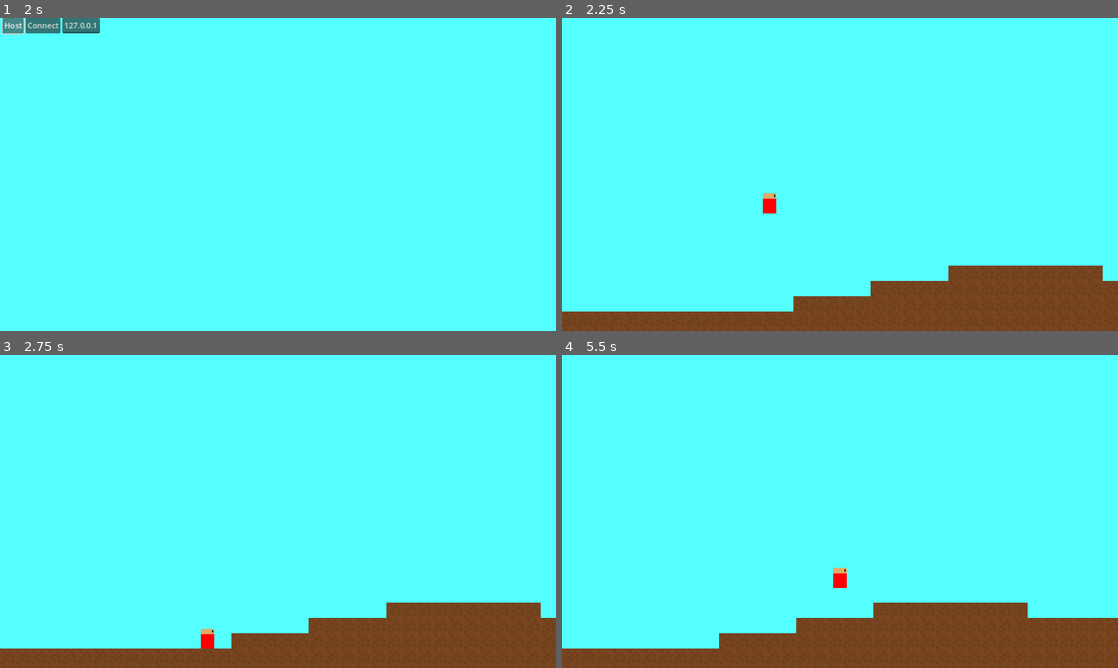
Above: before the commit, frames 1-4 (two rows, left to right).
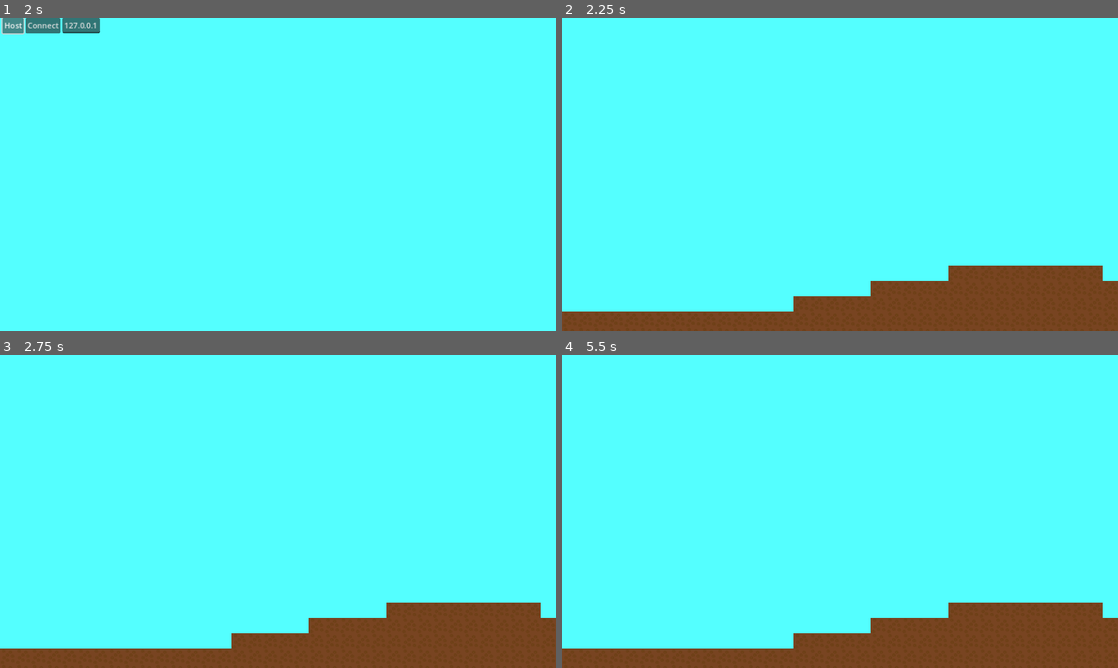
Above: after the commit, the same moments.

Repository: the-aNamee/PFG
Game: Godot game, scene res://multiplayer/multiplayer.tscn
Same seed, same stepped clock (60 frames per second), same inputs: the game is played once before the commit and once after it.
Inputs:
- Up to frame 1 (2 s): tap Enter at 0.5 s; hold D (move_right) 0.53-1.25 s; tap L (jump) at 0.77 s; click "Host" at 1.25 s
- Up to frame 2 (2.25 s): click "Connect" at 2 s
- Up to frame 3 (2.75 s): no input
- Up to frame 4 (5.5 s): hold D (move_right) 2.78-3.53 s; tap L (jump) at 3.02, 4.52, 5.27 s; hold A (move_left) 3.53-4.28 s; hold D (move_right) from 4.28 s (still down)

Frame 1 is identical in both runs. In frame 2, 0.2% of the frame differs, in the area x 36-39%, y 56-63%; in frame 3, 0.2%; in frame 4, 2.8%, in the area x 28-98%, y 68-94%.

Commit message:
Made host not spawn an extra player

Diff:
--- a/scenes/level.gd
+++ b/scenes/level.gd
@@ -21,7 +21,7 @@
 
 
 func add_player(id: int):
-	Global.sprint("Adding player")
+	Global.sprint("Player " + str(id) + " has joined the game.")
 	var character = preload("res://stuff/player/player.tscn").instantiate()
 	character.player_id = id
 	character.position = Vector2(40 + randf() * SPAWN_RANDOM, 360)
--- a/stuff/player/Player.gd
+++ b/stuff/player/Player.gd
@@ -16,6 +16,10 @@
 var gravity = ProjectSettings.get_setting("physics/2d/default_gravity")
 
 func _ready():
+	if player_id == 1:
+		queue_free()
+
+
 	if player_id == multiplayer.get_unique_id():
 		$Camera2D.make_current()
 
